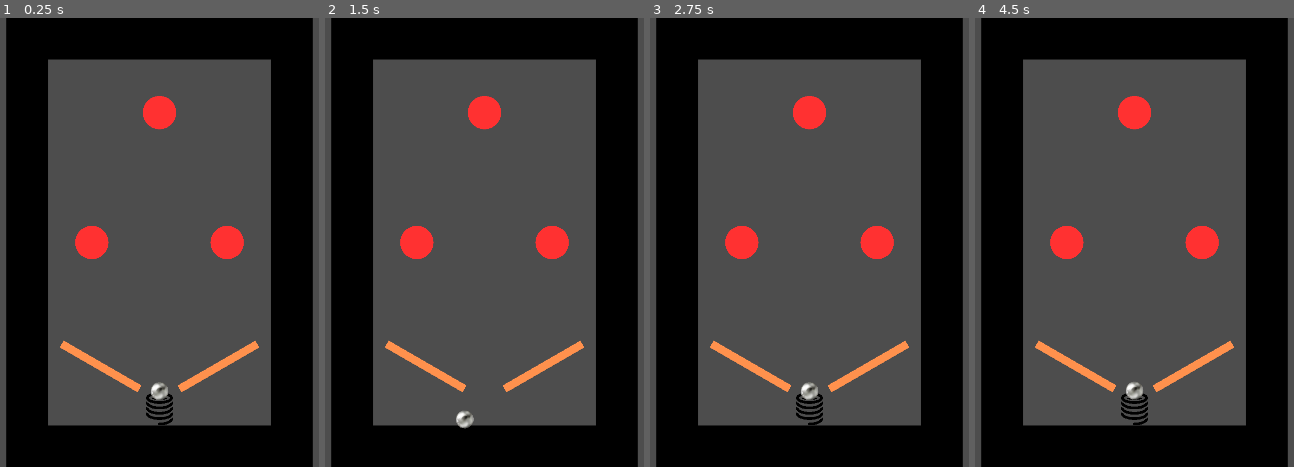
Above: before the commit, frames 1-4 (left to right).
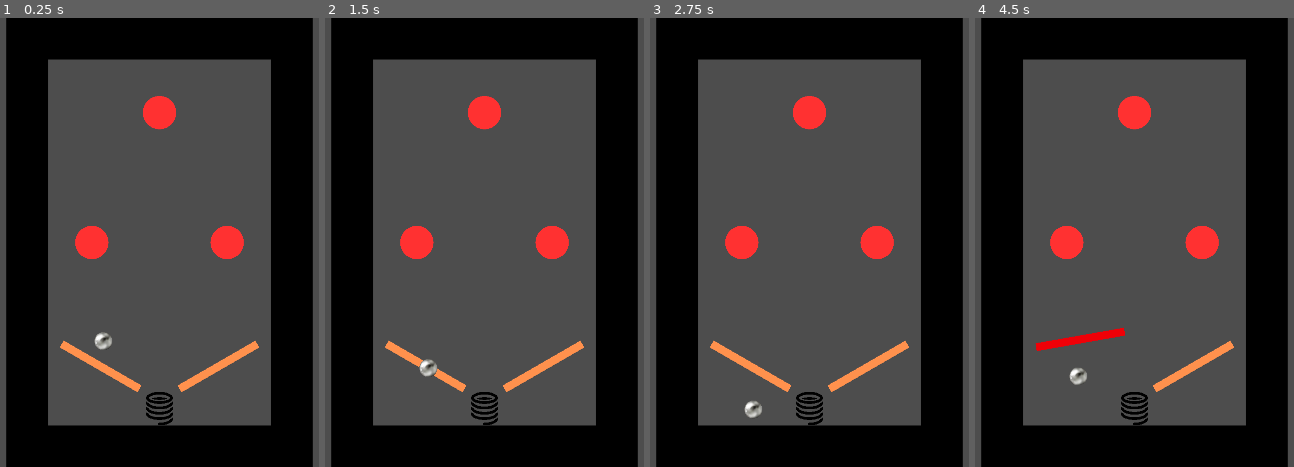
Above: after the commit, the same moments.

Repository: LeoDresang/PinballFinalProject
Game: Godot game, scene res://Scenes/PinballScene.tscn
Same seed, same stepped clock (60 frames per second), same inputs: the game is played once before the commit and once after it.
Inputs:
- Up to frame 1 (0.25 s): no input
- Up to frame 2 (1.5 s): hold D (Right_Flipper) from 0.53 s (still down); tap Space (Charge_Spring) at 0.77 s
- Up to frame 3 (2.75 s): tap Space (Charge_Spring) at 1.52 s; release D (Right_Flipper) at 2.03 s; hold A (Left_Flipper) from 2.03 s (still down)
- Up to frame 4 (4.5 s): release A (Left_Flipper) at 2.78 s; hold D (Right_Flipper) 2.78-4.28 s; tap Space (Charge_Spring) at 3.02, 3.77 s; hold A (Left_Flipper) from 4.28 s (still down)

The runs differ from the first frame. In frame 1, 0.3% of the frame differs, in the area x 29-53%, y 69-86%; in frame 2, 0.7%; in frame 3, 0.3%; in frame 4, 1.3%, in the area x 18-53%, y 68-86%.

Commit message:
broken flippers

Diff:
--- a/pinball-final-project/Scenes/Flipper.tscn
+++ b/pinball-final-project/Scenes/Flipper.tscn
@@ -21,5 +21,6 @@
 [node name="CollisionShape2D" type="CollisionShape2D" parent="Area2D"]
 position = Vector2(192.5, 0)
 rotation = 1.5708
-scale = Vector2(1, 1)
 shape = SubResource("RectangleShape2D_2bkaf")
+
+[connection signal="body_entered" from="Area2D" to="." method="_on_area_2d_body_entered"]
--- a/pinball-final-project/Scenes/PinballScene.tscn
+++ b/pinball-final-project/Scenes/PinballScene.tscn
@@ -25,7 +25,7 @@
 SPRING_CONSTANT = 4000.0
 
 [node name="Ball" parent="." instance=ExtResource("1_bf2rn")]
-position = Vector2(0, 710)
+position = Vector2(-270, 442)
 
 [node name="Camera2D" type="Camera2D" parent="."]
 zoom = Vector2(0.5, 0.5)
--- a/pinball-final-project/Scripts/ball.gd
+++ b/pinball-final-project/Scripts/ball.gd
@@ -8,7 +8,8 @@
 func _process(delta: float) -> void:
 	if(Globals.ball != self):
 		Globals.ball = self
-
+	if(Globals.ball_radius != collider.shape.radius):
+		Globals.ball_radius = collider.shape.radius
 
 func _physics_process(delta: float) -> void:
 	if not is_on_floor():
--- a/pinball-final-project/Scripts/border.gd
+++ b/pinball-final-project/Scripts/border.gd
@@ -12,8 +12,6 @@
 		var normal = Vector2.ZERO
 
 		normal += Vector2(1,0)
-		print("left wall bounce")
-
 		normal = normal.normalized()
 
 		var force = RESTITUTION * normal * Globals.ball.velocity.dot(normal)
@@ -25,8 +23,6 @@
 		var normal = Vector2.ZERO
 
 		normal += Vector2(-1,0)
-		print("right wall bounce")
-
 		normal = normal.normalized()
 
 		var force = RESTITUTION * normal * Globals.ball.velocity.dot(normal)
@@ -43,7 +39,6 @@
 		var normal = Vector2.ZERO
 
 		normal += Vector2(0,1)
-		print("top wall bounce")
 
 		normal = normal.normalized()
 
--- a/pinball-final-project/Scripts/circle.gd
+++ b/pinball-final-project/Scripts/circle.gd
@@ -10,7 +10,6 @@
 		var normal = Vector2.ZERO
 
 		normal = (Globals.ball.global_position - global_position).normalized()
-		print("circle bounce")
 		var force = 1.1 * RESTITUTION * normal * Globals.ball.velocity.dot(normal)
 		Globals.apply_ball_force(force)
 		Globals.add_points(10)
--- a/pinball-final-project/Scripts/flipper.gd
+++ b/pinball-final-project/Scripts/flipper.gd
@@ -8,8 +8,11 @@
 
 @onready var sprite = $Sprite2D
 @onready var collider = $CollisionShape2D
+@onready var com = $COM_marker
 
 var flipper_on_cd:bool = false
+
+var center_of_mass:Vector2 = Vector2.ZERO
 
 func ready()->void:
 	if(left_flipper):
@@ -18,7 +21,6 @@
 		rotation_degrees = -210
 
 func _process(delta:float)->void:
-
 	if(!flipper_on_cd):
 		if (left_flipper):
 			if(Input.is_action_just_pressed("Left_Flipper")):
@@ -44,3 +46,19 @@
 	await get_tree().create_timer(FLIPPER_CD).timeout
 	flipper_on_cd = false
 	sprite.modulate = Color(1, 1, 1, 1)
+
+
+func _on_area_2d_body_entered(body: Node2D) -> void:
+	if(body == Globals.ball):
+		print("ball detected")
+		center_of_mass = sprite.global_position
+		var r_vector = Globals.ball.position - center_of_mass
+		var up_direction = Vector2(cos(global_rotation_degrees), cos(global_rotation_degrees))
+		up_direction = up_direction.normalized()
+
+		var oy = Globals.ball_radius + (0.5 * 1080 * sprite.scale.y) - abs(r_vector.dot(up_direction))
+
+		if(left_flipper && oy <= 0):
+			print("top collision")
+		if(!left_flipper && oy >= 0):
+			print("top collision")
--- a/pinball-final-project/Scripts/globals.gd
+++ b/pinball-final-project/Scripts/globals.gd
@@ -4,6 +4,7 @@
 
 var camera:Camera2D = null
 var ball:CharacterBody2D = null
+var ball_radius:float = 0
 var points_label:Label = null
 var points:int = 0
 
